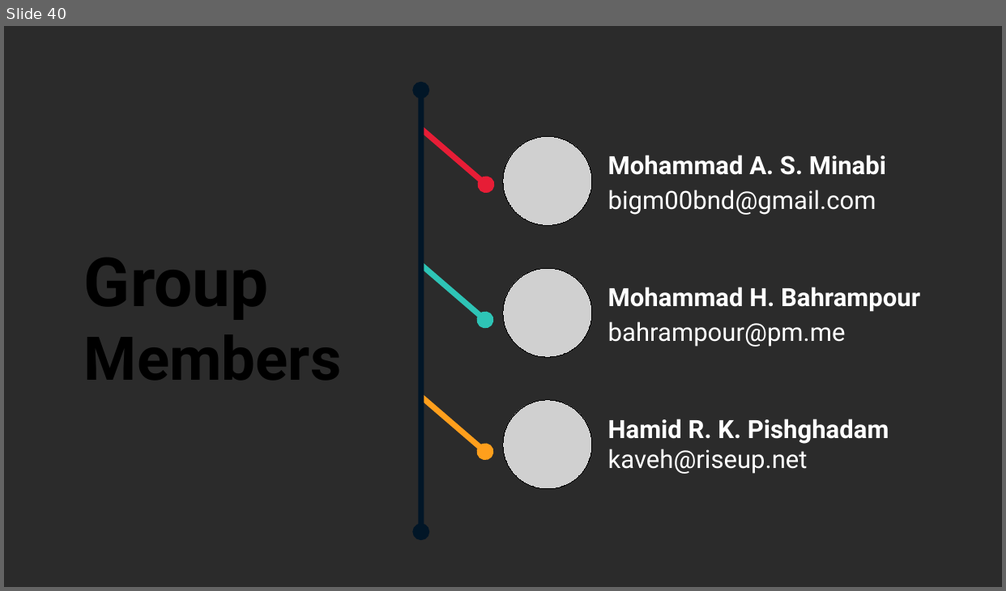
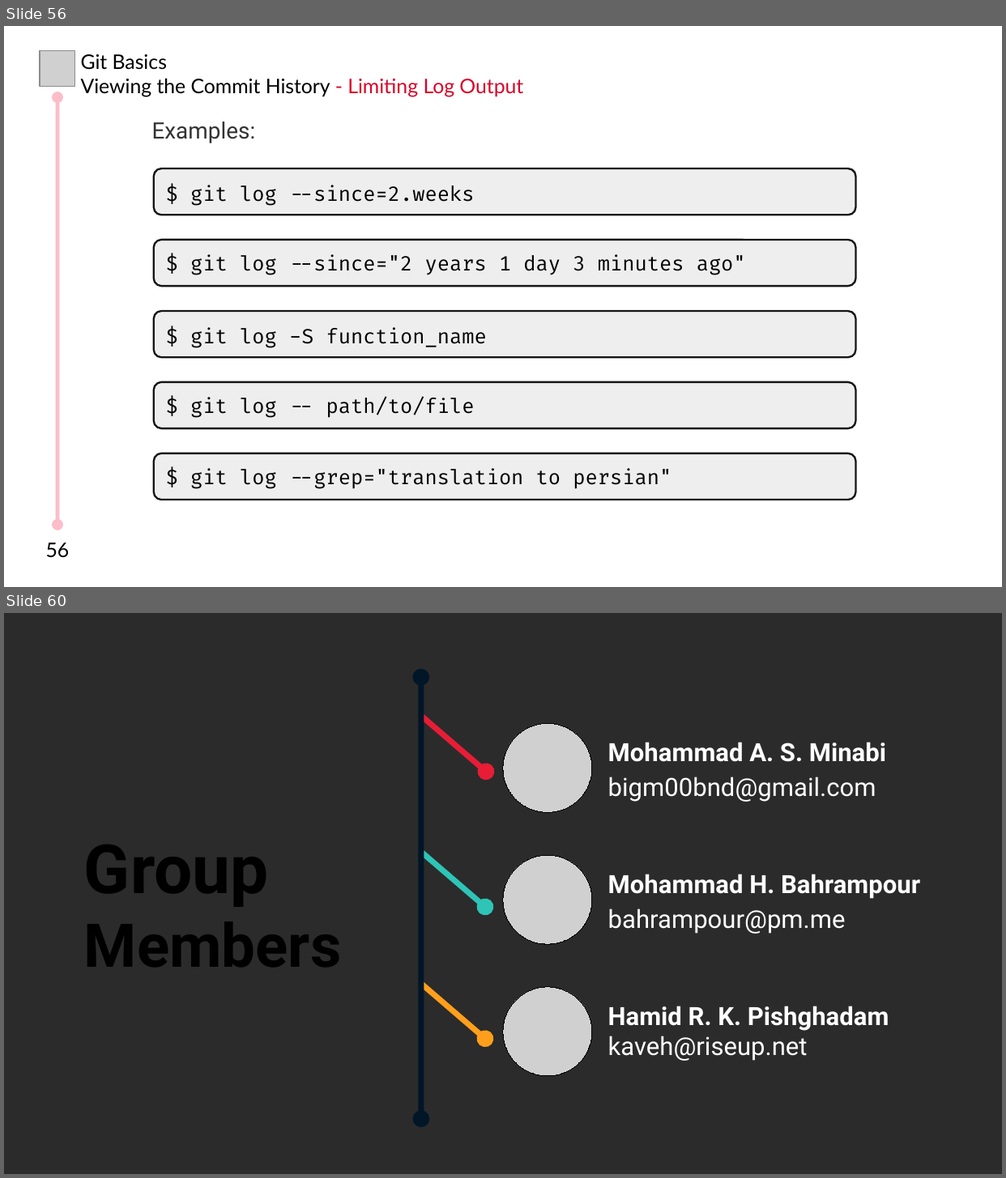
Before and after one commit to MHBahrampour/git-presentation-files, a slide deck: Chapter 2/Chapter 2.odp. Shown one above the other, each under a label of ours: slide 40 before the commit, slides 56 and 60 after it; the slides between them are not shown. The pictures are 1006x591 and 1006x1178 pixels, drawn with LibreOffice and Linux fonts; fonts in the diff are those of the drawing; grey boxes stand for pictures; background and template pictures are left out; a plain dark background stands for a picture behind light text. Boxes give left, top, right and bottom in pixels: in the first picture for what was removed or moved away, otherwise in the second. Text is boxed around its words. In the diff, an @@ line names an element or a change of style, - is before the commit and + after.

Commit message:
'Ch2 - Viewing the Commit History' is completed

```diff
--- a/Chapter 2/Chapter 2.odp
+++ b/Chapter 2/Chapter 2.odp
@@ slide 56 added at (x1=4, y1=26, x2=1002, y2=587), background #FFFFFF @@
@@ picture added at (x1=40, y1=51, x2=74, y2=87) @@
@@ text added at (x1=81, y1=54, x2=523, y2=97), 16 pt, text #000000 @@
+Git Basics
+Viewing the Commit History - Limiting Log Output
@@ double arrow added from (57, 97) to (57, 525), #FCBDC8 3 pt @@
@@ text added at (x1=152, y1=122, x2=256, y2=143), 18 pt, text #333333 @@
+Examples:
@@ rounded rectangle added at (x1=153, y1=169, x2=856, y2=216), fill #EEEEEE, outline #151515 1.5 pt, 16 pt, text #000000 @@
+$ git log --since=2.weeks
@@ rounded rectangle added at (x1=153, y1=240, x2=856, y2=286), fill #EEEEEE, outline #151515 1.5 pt, 16 pt, text #000000 @@
+$ git log --since="2 years 1 day 3 minutes ago"
@@ rounded rectangle added at (x1=153, y1=311, x2=856, y2=357), fill #EEEEEE, outline #151515 1.5 pt, 16 pt, text #000000 @@
+$ git log -S function_name
@@ rounded rectangle added at (x1=153, y1=382, x2=856, y2=429), fill #EEEEEE, outline #151515 1.5 pt, 16 pt, text #000000 @@
+$ git log -- path/to/file
@@ rounded rectangle added at (x1=153, y1=454, x2=856, y2=500), fill #EEEEEE, outline #151515 1.5 pt, 16 pt, text #000000 @@
+$ git log --grep="translation to persian"
@@ text added at (x1=46, y1=543, x2=70, y2=558), 16 pt, text #000000 @@
+56
@@ what was slide 40 is now slide 60 @@
```
Also in this commit, not shown: 1 slide changed, 19 other slides added.
